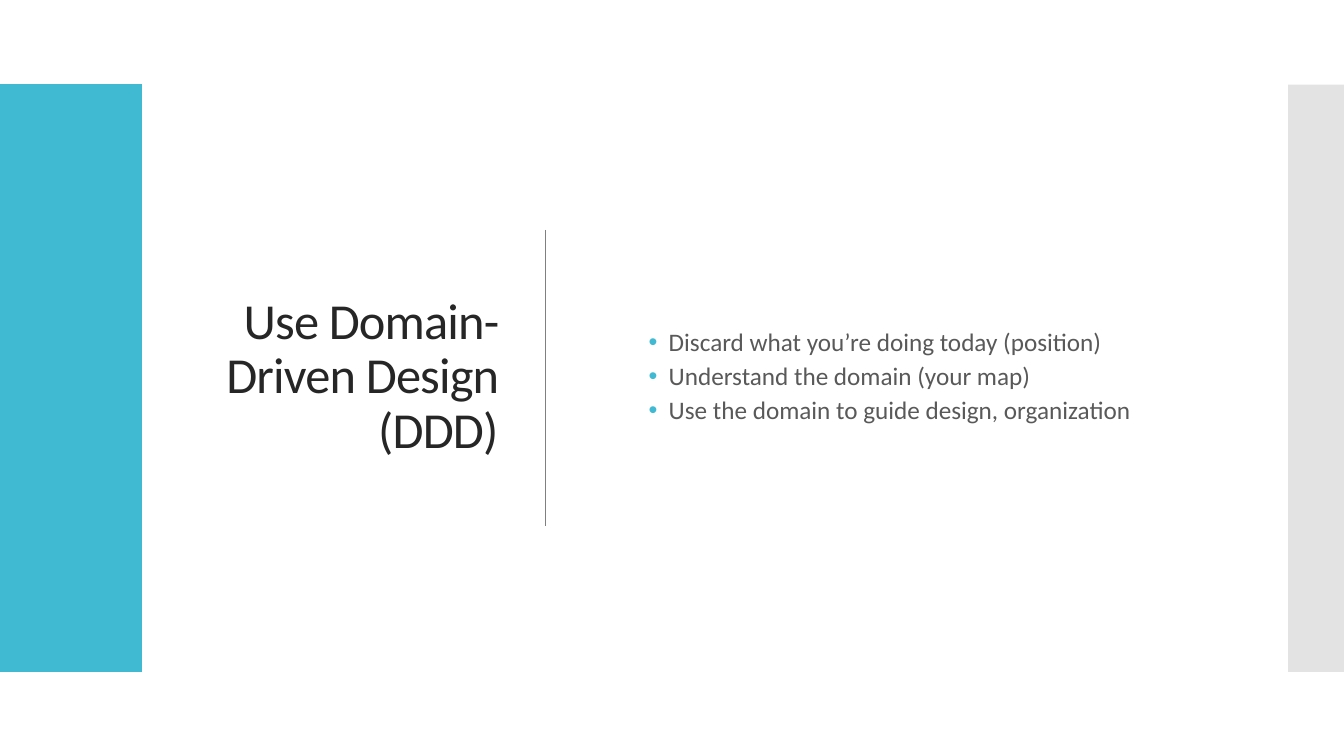
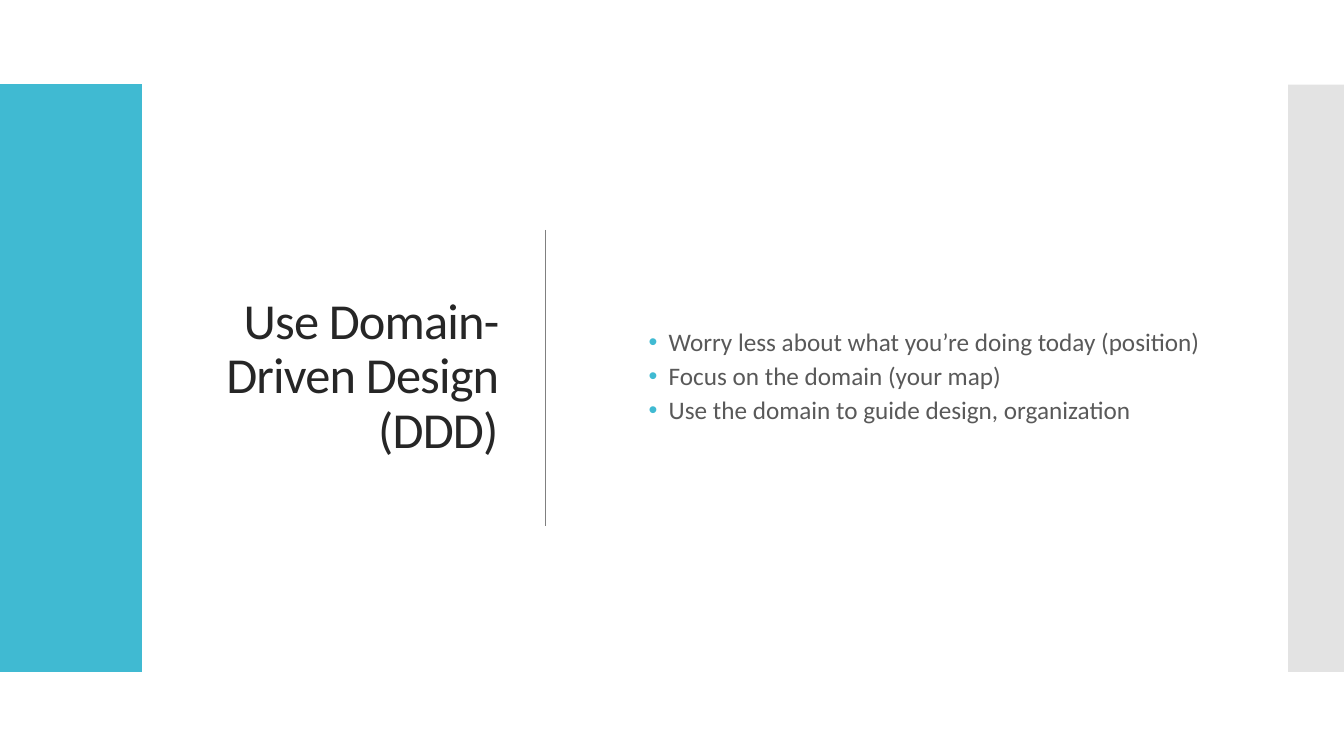
Before and after one commit to nathanagood/tccc2019, a slide deck: slide 7 of on-graceful-decomposition.pptx (slide 8 before the commit). Drawn at 1344x756 pixels with LibreOffice and Linux fonts; fonts in the diff are those of the drawing. Boxes give left, top, right and bottom in pixels: in the first picture for what was removed or moved away, otherwise in the second. Text is boxed around its words. In the diff, an @@ line names an element or a change of style, - is before the commit and + after.

```diff
--- a/on-graceful-decomposition.pptx
+++ b/on-graceful-decomposition.pptx
@@ text at (669, 333, 1199, 389): text changed @@
-  • Discard what you’re doing today (position)
-  • Understand the domain (your map)
+  • Worry less about what you’re doing today (position)
+  • Focus on the domain (your map)
```
Also in this commit, not shown: 5 other slides changed, 3 slides added.
